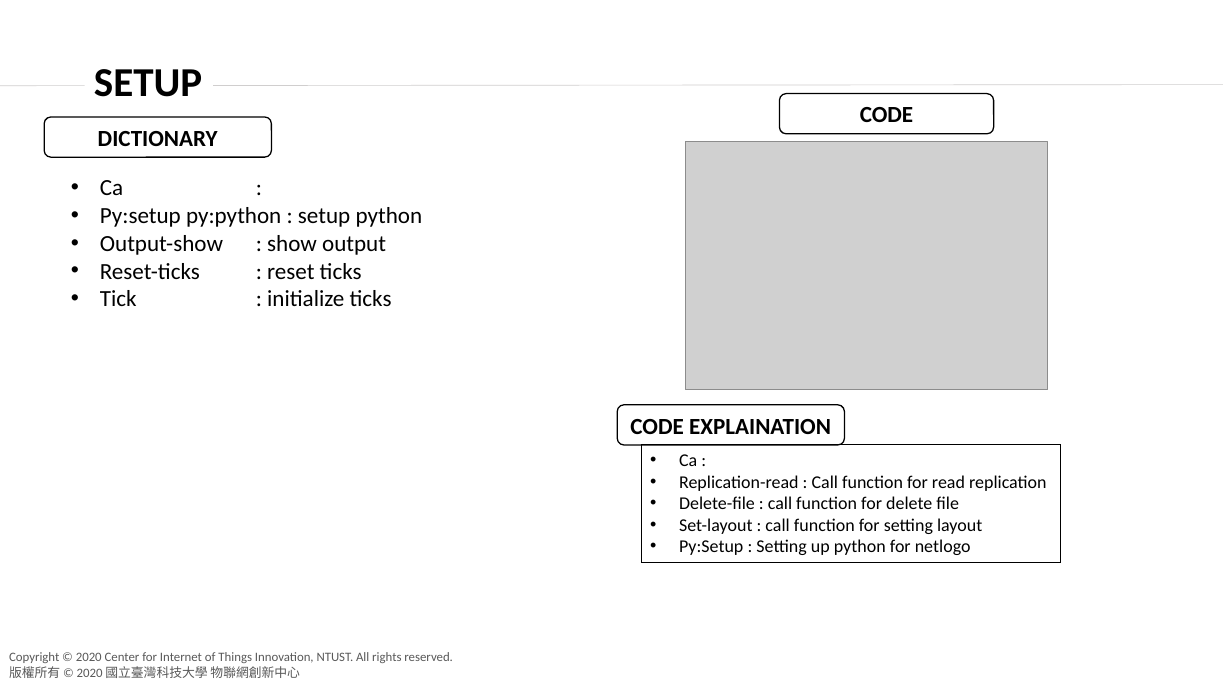
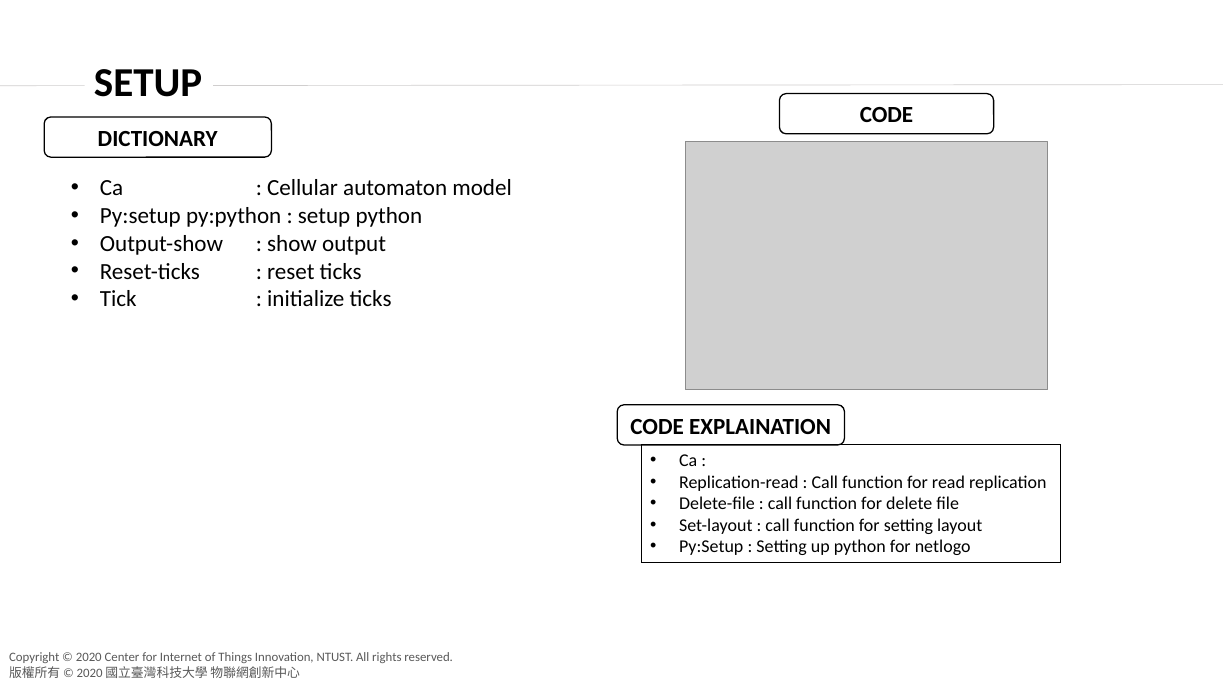
Before and after one commit to agnesyosephine/kiva, a slide deck: slide 4 of Tutorial/Code Learning-Ryanda.pptx. Drawn at 1232x693 pixels with LibreOffice and Linux fonts; fonts in the diff are those of the drawing; grey boxes stand for pictures; background and template pictures are left out. Boxes give left, top, right and bottom in pixels: in the first picture for what was removed or moved away, otherwise in the second. Text is boxed around its words. In the diff, an @@ line names an element or a change of style, - is before the commit and + after.

Commit message:
update

```diff
--- a/Tutorial/Code Learning-Ryanda.pptx
+++ b/Tutorial/Code Learning-Ryanda.pptx
@@ text at <box>100,179,511,195</box>: text changed @@
-• Ca :
+• Ca : Cellular automaton model
```
